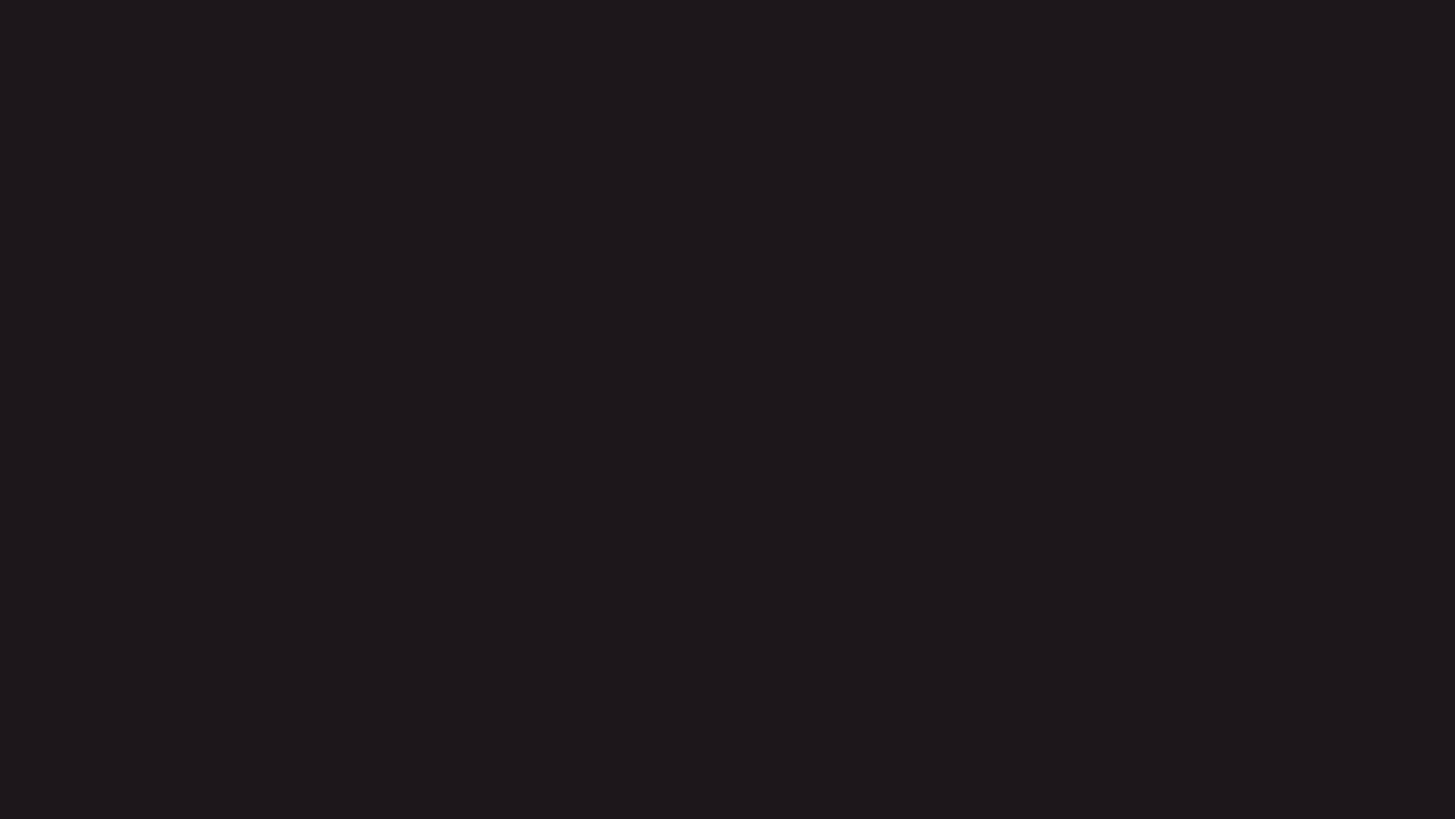
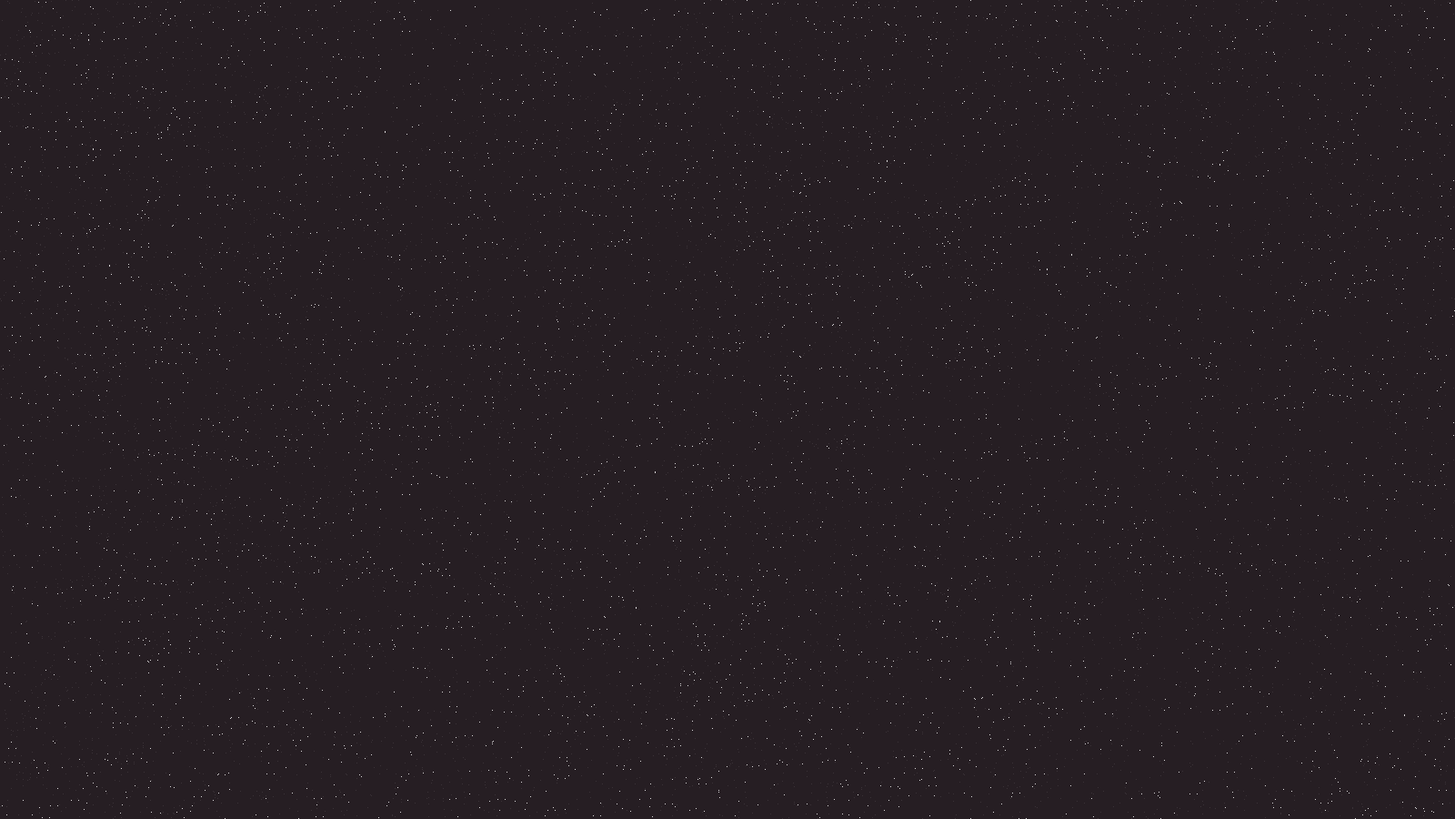
Comparing the layer stacks of the two (1455, 819) images. Changes:
added layer "Layer 2" (screen) above "Layer 1" over [0, 0, 1455, 819]
painted on "Layer 1" over [0, 0, 1455, 819]
